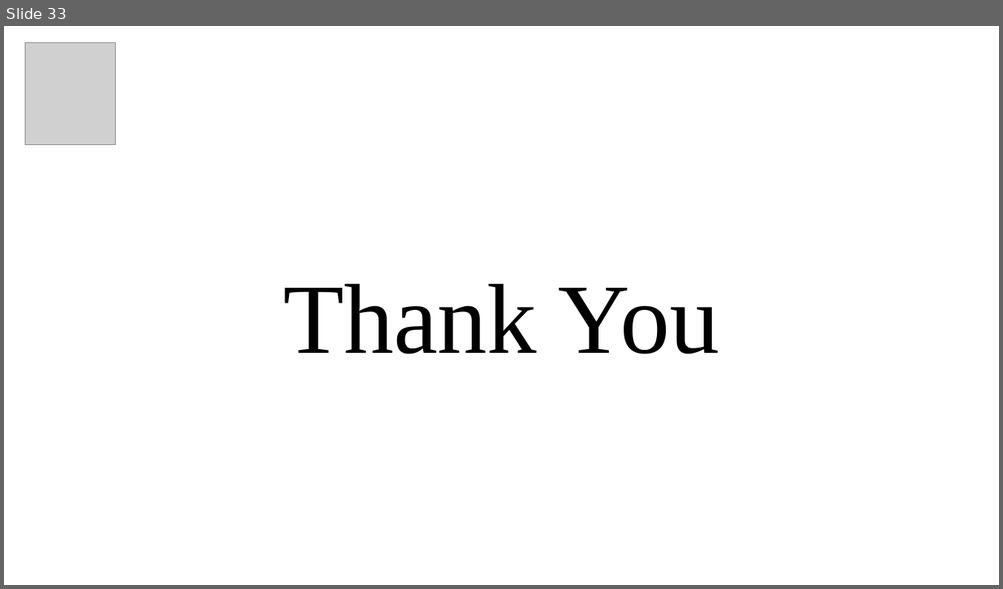
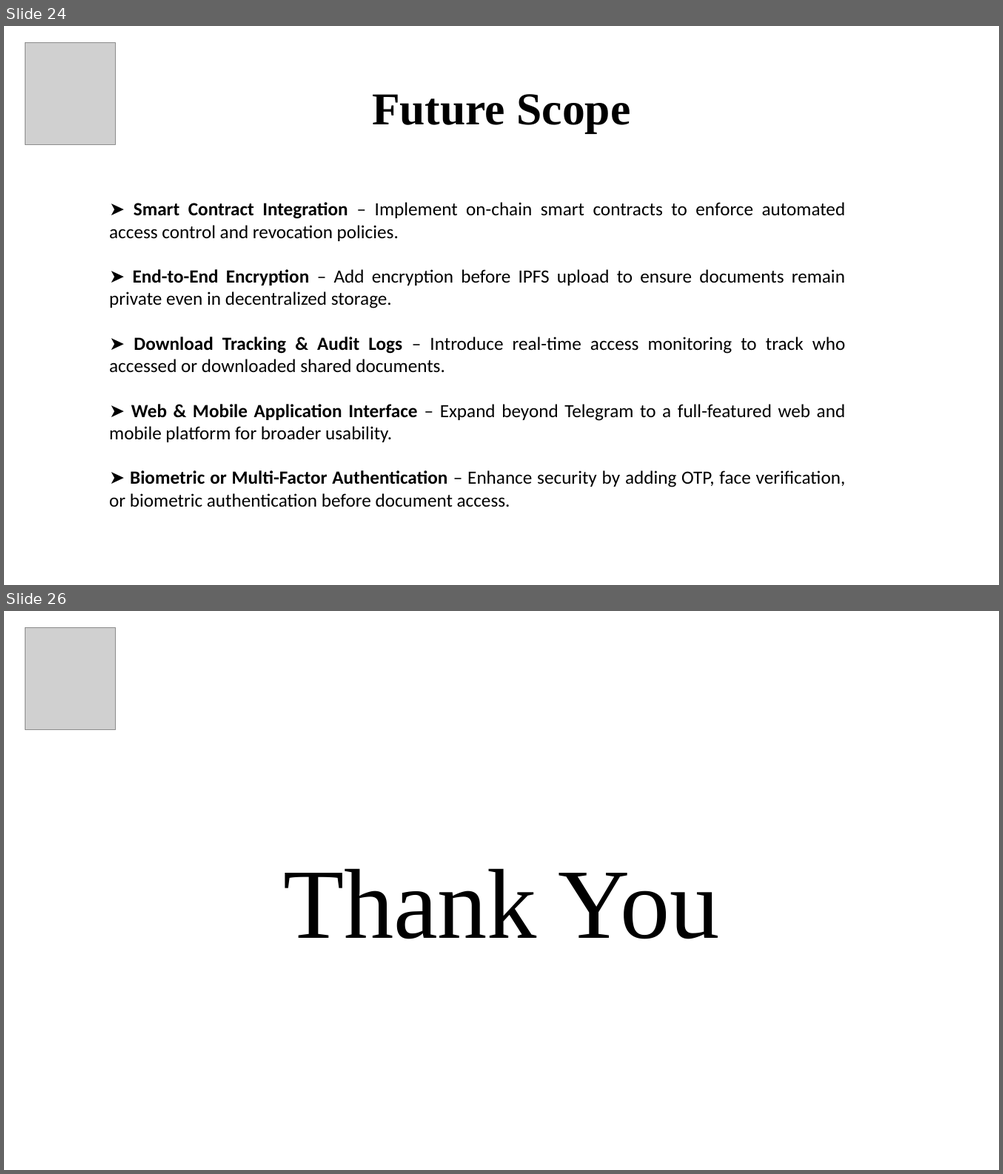
Before and after one commit to yuvaakhil/TrustAgent, a slide deck: Docs/TrustAgent.pptx. Shown one above the other, each under a label of ours: slide 33 before the commit, slides 24 and 26 after it; the slides between them are not shown. The pictures are 1003x589 and 1003x1174 pixels, drawn with LibreOffice and Linux fonts; fonts in the diff are those of the drawing; grey boxes stand for pictures. Boxes give left, top, right and bottom in pixels: in the first picture for what was removed or moved away, otherwise in the second. Text is boxed around its words. In the diff, an @@ line names an element or a change of style, - is before the commit and + after.

```diff
--- a/Docs/TrustAgent.pptx
+++ b/Docs/TrustAgent.pptx
@@ slide 24 added at (4,26,999,585), background #FFFFFF @@
@@ picture added at (25,42,115,144) @@
@@ title added at (372,94,631,133), 44 pt, text #000000, bold @@
+Future Scope
@@ text added at (109,202,845,508), 18 pt, text #000000 @@
+➤ Smart Contract Integration – Implement on-chain smart contracts to enforce automated access control and revocation policies.
+➤ End-to-End Encryption – Add encryption before IPFS upload to ensure documents remain private even in decentralized storage.
+➤ Download Tracking & Audit Logs – Introduce real-time access monitoring to track who accessed or downloaded shared documents.
+➤ Web & Mobile Application Interface – Expand beyond Telegram to a full-featured web and mobile platform for broader usability.
+➤ Biometric or Multi-Factor Authentication – Enhance security by adding OTP, face verification, or biometric authentication before document access.
@@ what was slide 33 is now slide 26 @@
```
Also in this commit, not shown: 14 slides changed, 2 other slides added, 10 slides removed, 9 other files.
